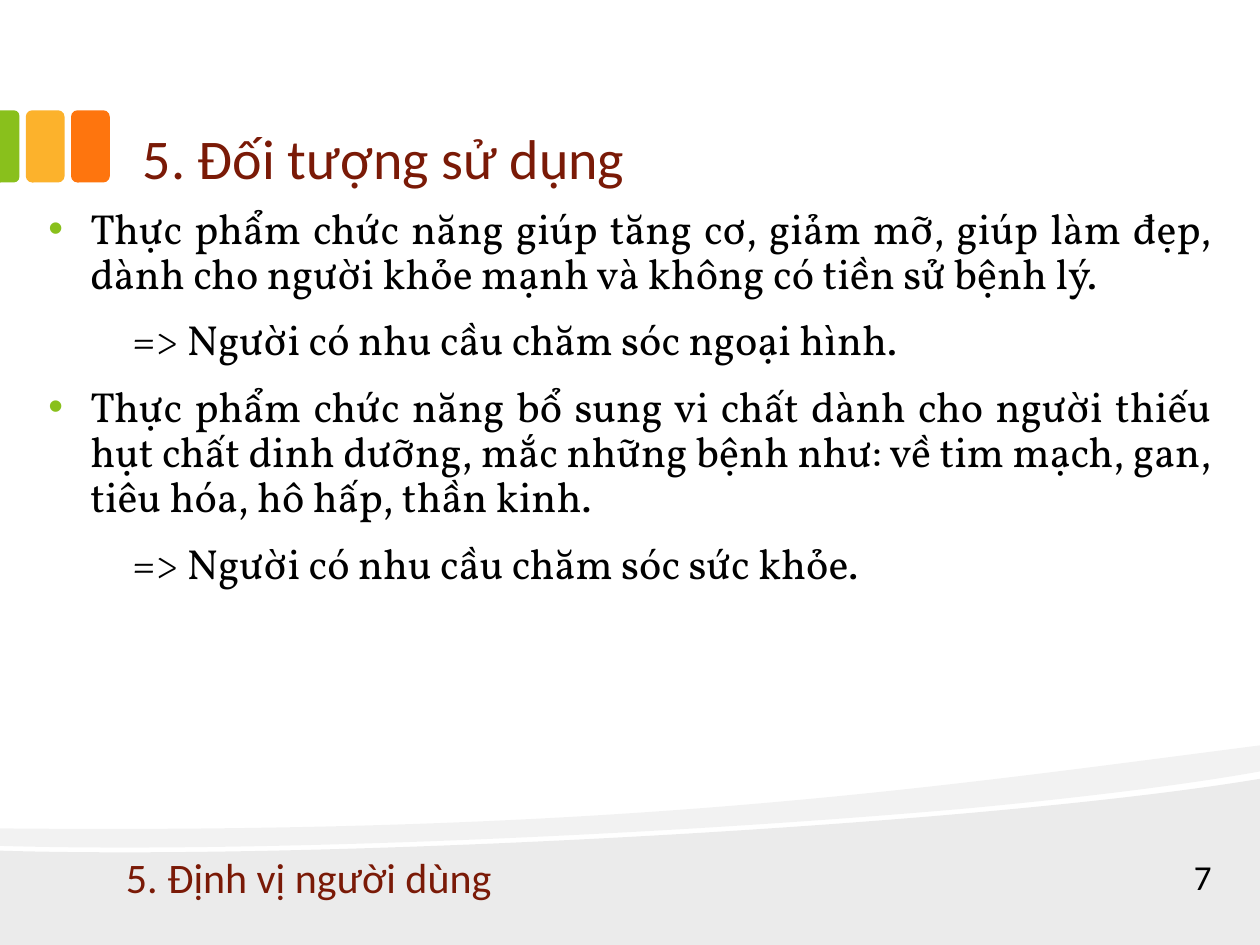
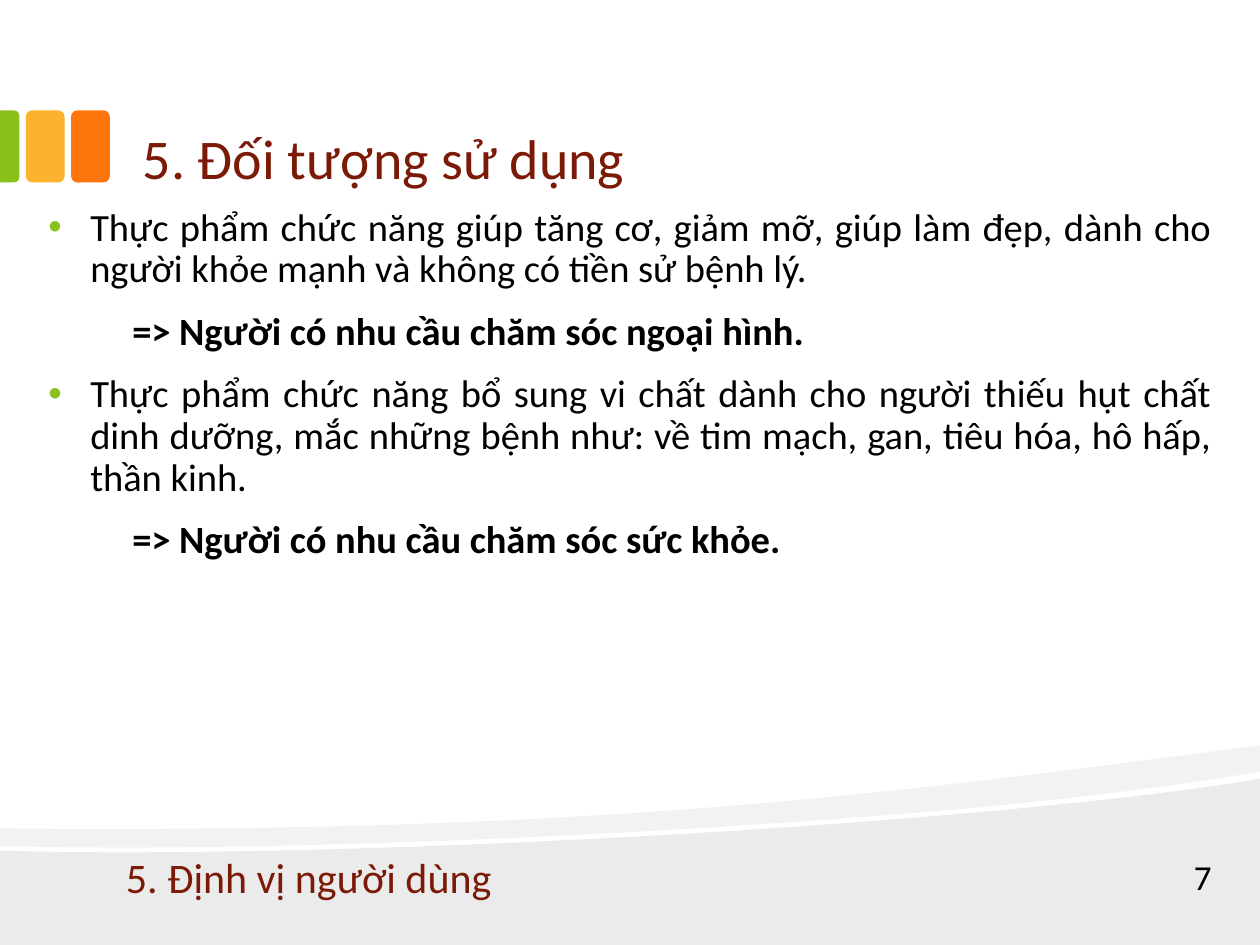
Before and after one commit to phamhoanghaison0402/Project_WebThucPhamChucNang, a slide deck: slide 7 of Report HCI/Report_HCI.ppt. Drawn at 1260x945 pixels with LibreOffice and Linux fonts; fonts in the diff are those of the drawing. Boxes give left, top, right and bottom in pixels: in the first picture for what was removed or moved away, otherwise in the second. Text is boxed around its words. In the diff, an @@ line names an element or a change of style, - is before the commit and + after.

```diff
--- a/Report HCI/Report_HCI.ppt
+++ b/Report HCI/Report_HCI.ppt
@@ text "Thực phẩm chức năng giúp ..." at [90, 211, 1211, 560]: size 24 to 22 pt, font Vollkorn to Calibri; bold on in "=> Người có nhu cầu chăm sóc ...", "=> Người có nhu cầu chăm sóc ..." @@
```
Also in this commit, not shown: 4 other slides changed, 8 slides added.
